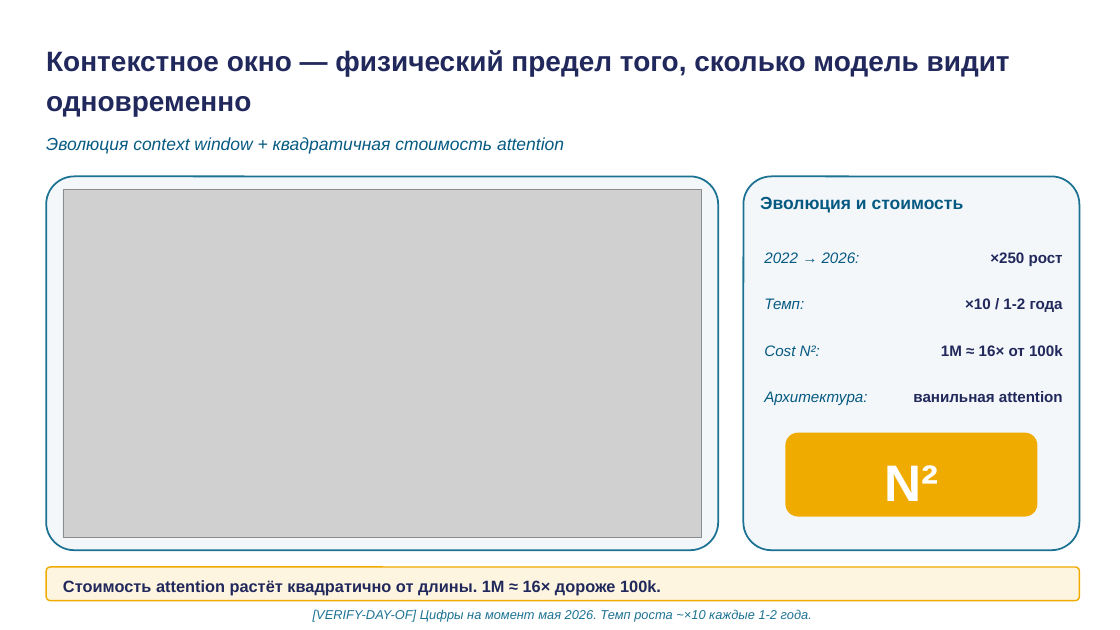
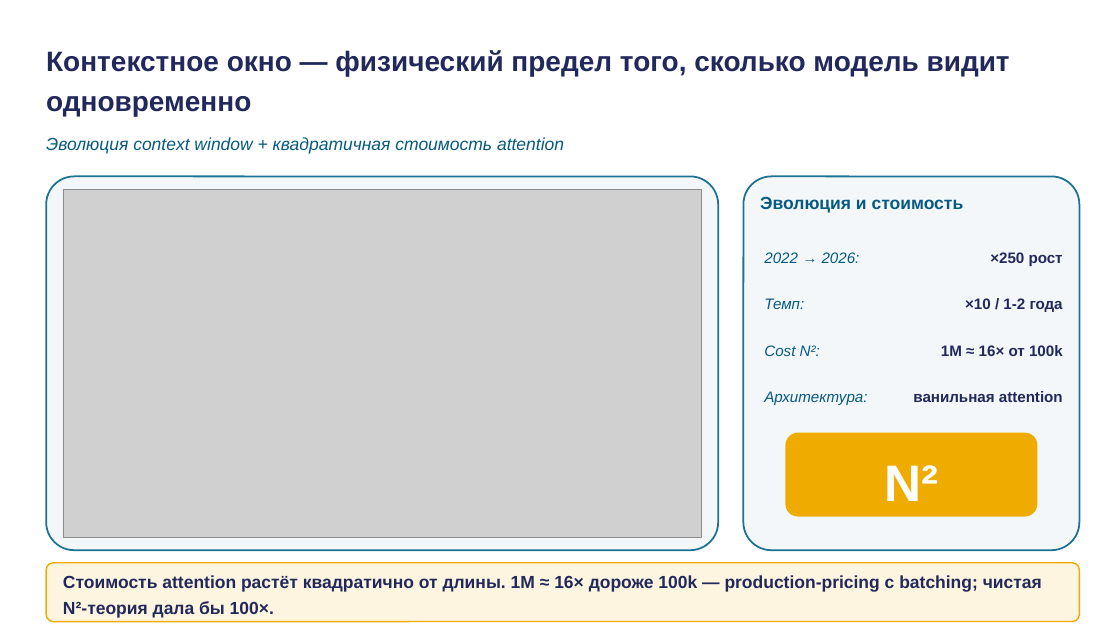
Before and after one commit to tellina-study/AI-usage-lessons, a slide deck: slide 16 of library/lectures/lec-02/rendered/lec-02.pptx. Drawn at 1120x630 pixels with LibreOffice and Linux fonts; fonts in the diff are those of the drawing; grey boxes stand for pictures. Boxes give left, top, right and bottom in pixels: in the first picture for what was removed or moved away, otherwise in the second. Text is boxed around its words. In the diff, an @@ line names an element or a change of style, - is before the commit and + after.

```diff
--- a/library/lectures/lec-02/rendered/lec-02.pptx
+++ b/library/lectures/lec-02/rendered/lec-02.pptx
@@ rounded rectangle: place and size @@
-rounded rectangle at (46,567,1080,601)
+rounded rectangle at (46,563,1080,622)
@@ text at (63,575,1042,618): text changed; size 14 to 15 pt @@
-Стоимость attention растёт квадратично от длины. 1M ≈ 16× дороже 100k.
+Стоимость attention растёт квадратично от длины. 1M ≈ 16× дороже 100k — production-pricing с batching; чистая N²-теория дала бы 100×.
@@ text removed at (313,609,812,622) @@
-[VERIFY-DAY-OF] Цифры на момент мая 2026. Темп роста ~×10 каждые 1-2 года.
```
Also in this commit, not shown: 16 other slides changed, 9 other files.
